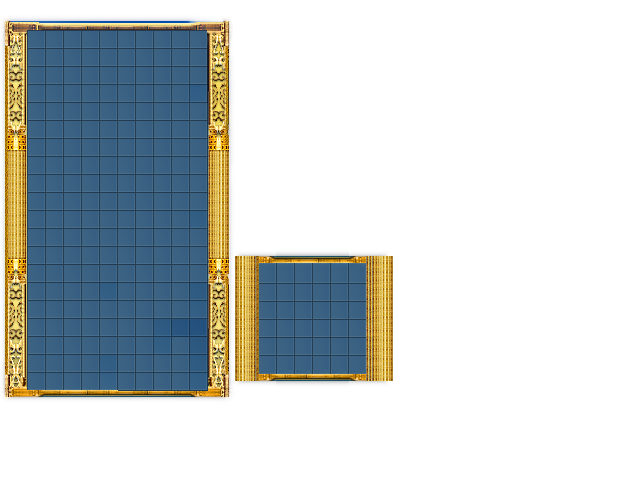
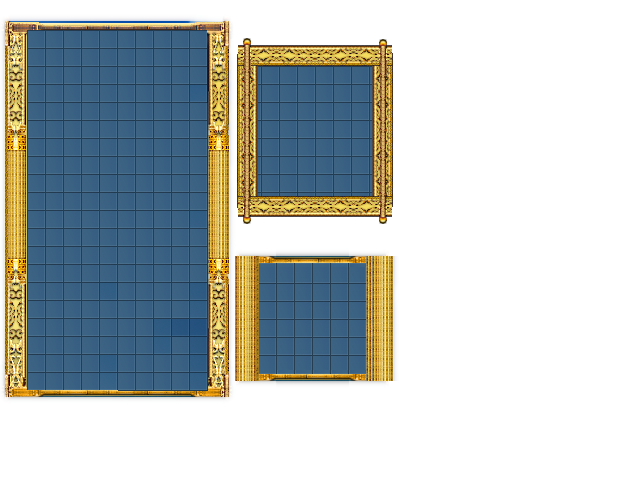
Layered file, before and after one edit (640 × 480). Changes by layer:
added layer "Calque copié" above "New Piece #2" over [244, 54, 250, 201]
added layer "New Piece #2" above "New Piece #1" over [237, 38, 393, 224]
painted on "New Piece #1" over [235, 66, 393, 384]
painted on "New Piece" over [235, 256, 398, 384]
